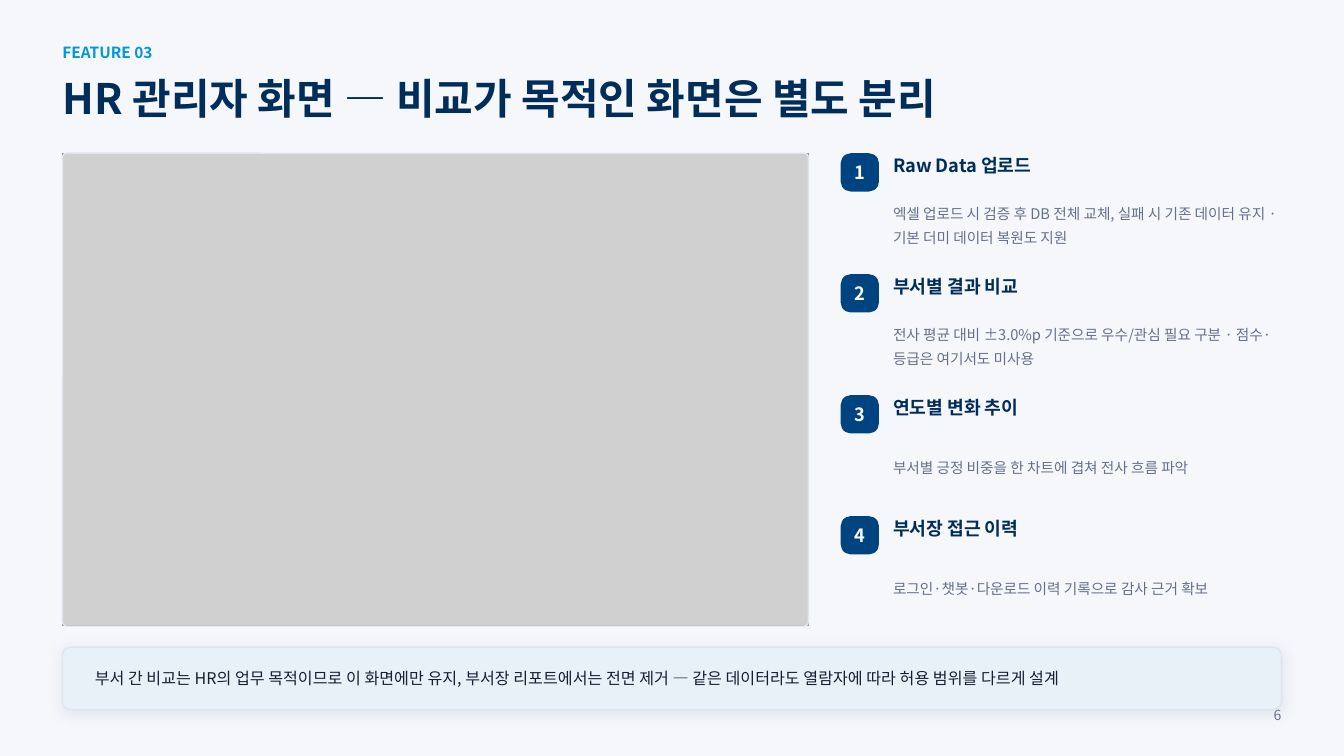
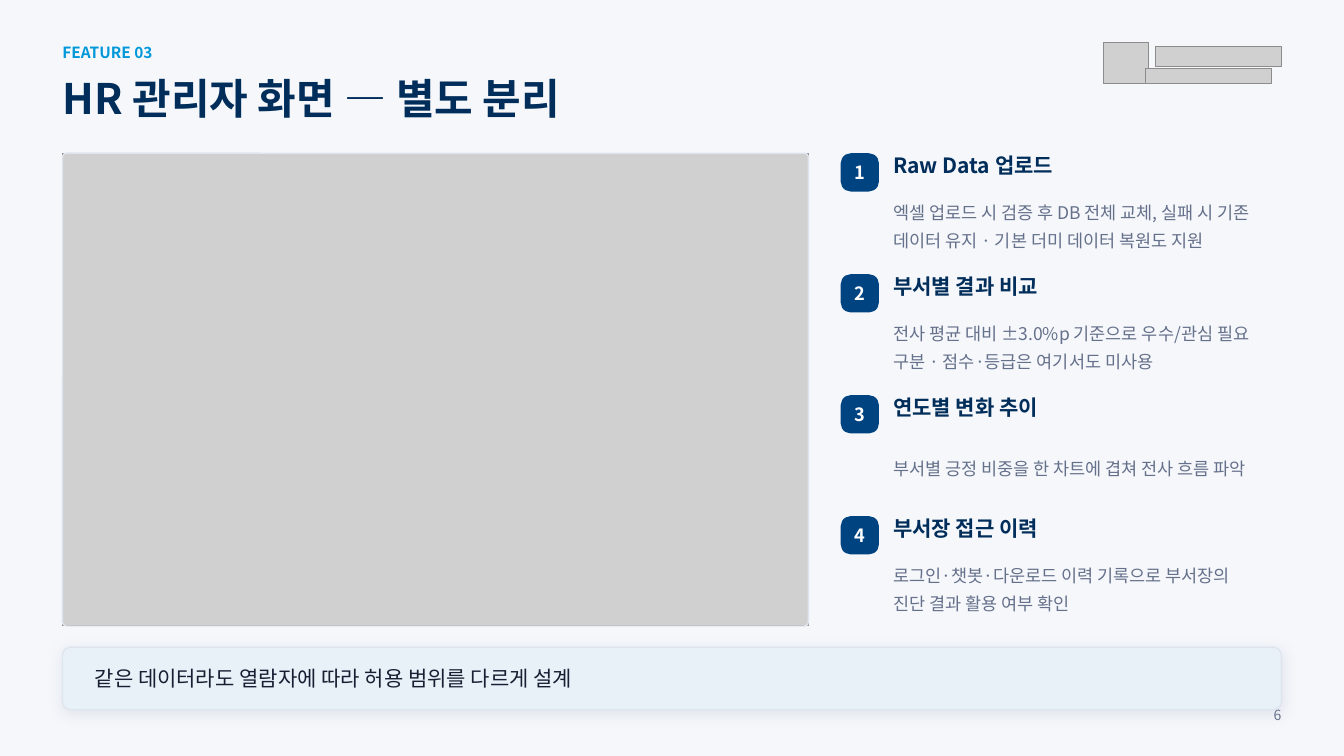
Before and after one commit to frypanegg/AI_PJT, a slide deck: slide 7 of Org_health_diag/docs/2026_조직건강도_AI_Agent_수행결과.pptx. Drawn at 1344x756 pixels with LibreOffice and Linux fonts; fonts in the diff are those of the drawing; grey boxes stand for pictures. Boxes give left, top, right and bottom in pixels: in the first picture for what was removed or moved away, otherwise in the second. Text is boxed around its words. In the diff, an @@ line names an element or a change of style, - is before the commit and + after.

```diff
--- a/Org_health_diag/docs/2026_조직건강도_AI_Agent_수행결과.pptx
+++ b/Org_health_diag/docs/2026_조직건강도_AI_Agent_수행결과.pptx
@@ picture added at (x1=1104, y1=42, x2=1149, y2=84) @@
@@ picture added at (x1=1155, y1=46, x2=1281, y2=66) @@
@@ text at (x1=62, y1=78, x2=560, y2=118): text changed @@
-HR 관리자 화면 — 비교가 목적인 화면은 별도 분리
+HR 관리자 화면 — 별도 분리
@@ picture added at (x1=1145, y1=69, x2=1271, y2=84) @@
@@ size 10.5 to 12.5 pt in 3 elements at (x1=893, y1=204, x2=1250, y2=249), (x1=893, y1=325, x2=1249, y2=370), (x1=893, y1=460, x2=1246, y2=477) @@
@@ size 13 to 15 pt in 4 elements at (x1=893, y1=155, x2=1053, y2=175), (x1=893, y1=276, x2=1038, y2=296), (x1=893, y1=397, x2=1038, y2=417), (x1=893, y1=518, x2=1038, y2=538) @@
@@ text at (x1=893, y1=567, x2=1229, y2=612): text changed; size 10.5 to 12.5 pt @@
-로그인·챗봇·다운로드 이력 기록으로 감사 근거 확보
+로그인·챗봇·다운로드 이력 기록으로 부서장의
+진단 결과 활용 여부 확인
@@ text at (x1=95, y1=668, x2=572, y2=688): text changed; size 11.5 to 15 pt @@
-부서 간 비교는 HR의 업무 목적이므로 이 화면에만 유지, 부서장 리포트에서는 전면 제거 — 같은 데이터라도 열람자에 따라 허용 범위를 다르게 설계
+같은 데이터라도 열람자에 따라 허용 범위를 다르게 설계
```
Also in this commit, not shown: 9 other slides changed, 1 slide added, 1 slide removed.
